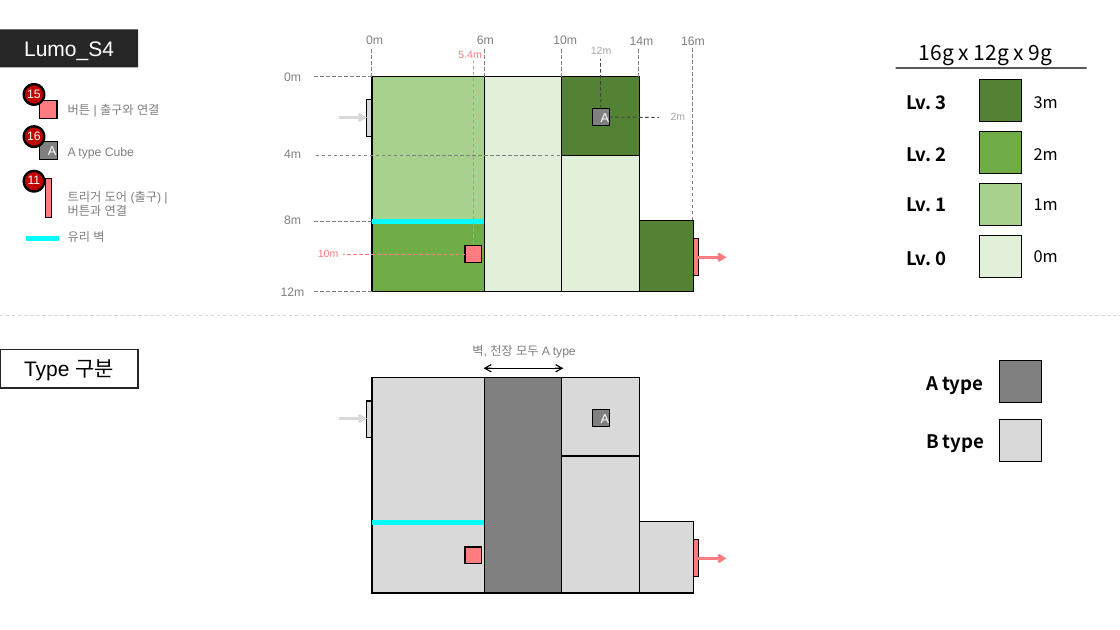
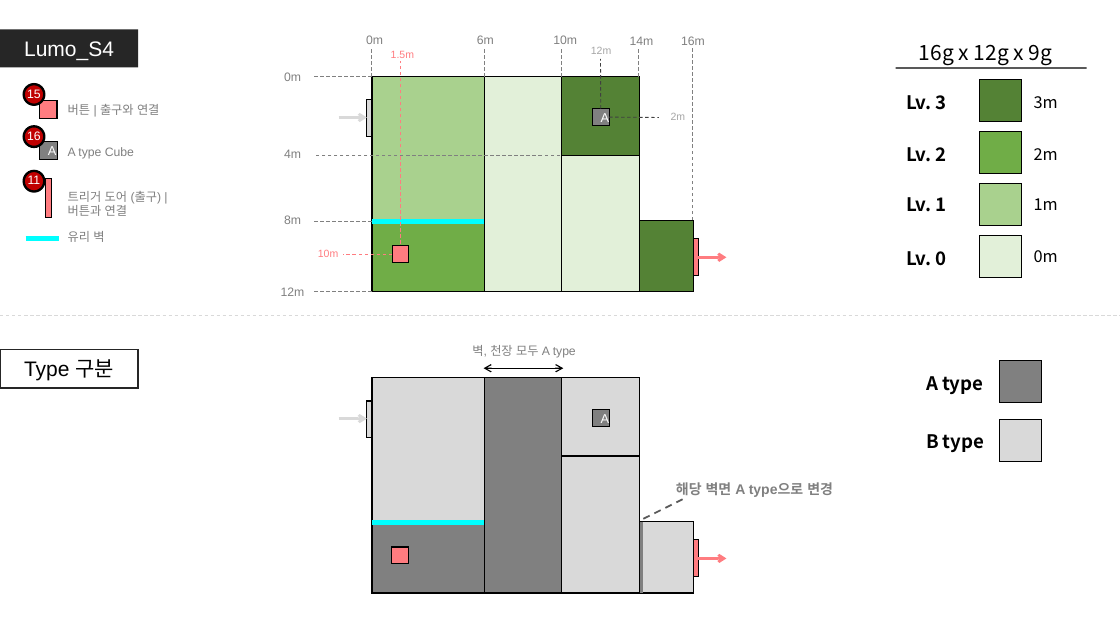
Before and after one commit to GGMGangsterHamster/GangsterHamster, a slide deck: slide 4 of Documents/LevelDesign/LumoStage/Lumo_Stage.pptx. Drawn at 1120x630 pixels with LibreOffice and Linux fonts; fonts in the diff are those of the drawing. Boxes give left, top, right and bottom in pixels: in the first picture for what was removed or moved away, otherwise in the second. Text is boxed around its words. In the diff, an @@ line names an element or a change of style, - is before the commit and + after.

```diff
--- a/Documents/LevelDesign/LumoStage/Lumo_Stage.pptx
+++ b/Documents/LevelDesign/LumoStage/Lumo_Stage.pptx
@@ text added at bbox=[391, 51, 414, 58], 9 pt, text #FF7C80 @@
+1.5m
@@ text removed at bbox=[458, 51, 481, 58] @@
-5.4m
@@ 2 rectangles, 1 line: place and size @@
-2 rectangles, 1 line at bbox=[465, 60, 482, 564]
+2 rectangles, 1 line at bbox=[392, 60, 409, 564]
@@ line moved from (465, 255) - (343, 255) to (392, 255) - (343, 255) @@
@@ line added from (683, 499) to (640, 521), #595959 1.5 pt dashed @@
@@ text added at bbox=[676, 482, 833, 497], 12 pt, text #808080, bold @@
+해당 벽면 A type으로 변경
@@ rectangle at bbox=[372, 522, 485, 593]: fill #D9D9D9 to #808080 @@
@@ line added from (642, 522) to (642, 593), #808080 3 pt @@
```
Also in this commit, not shown: 4 other slides changed, 3 other files.
